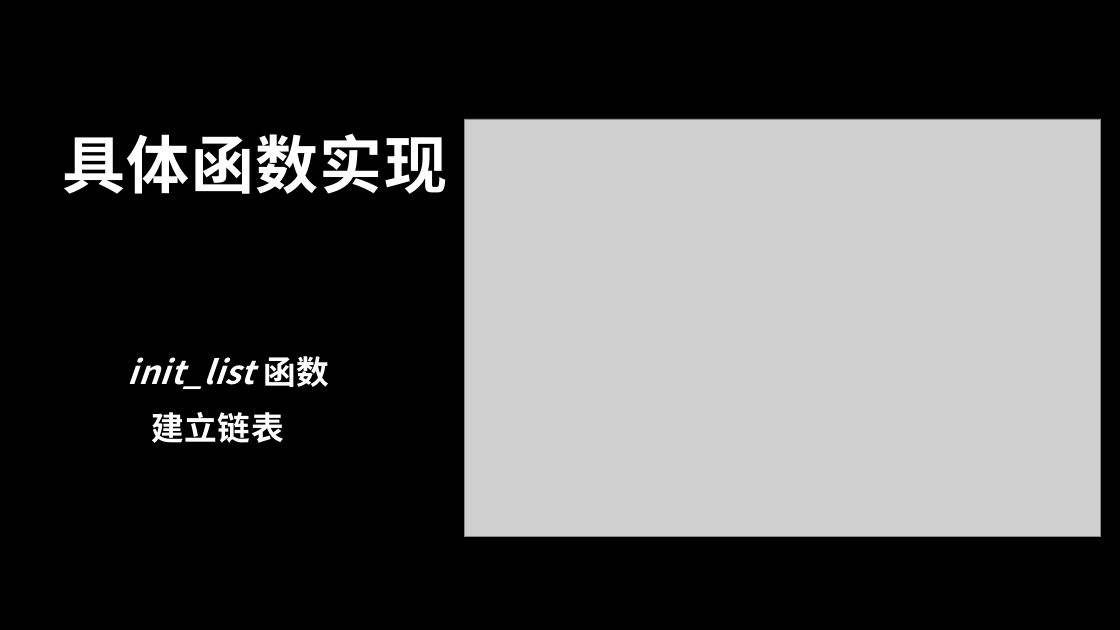
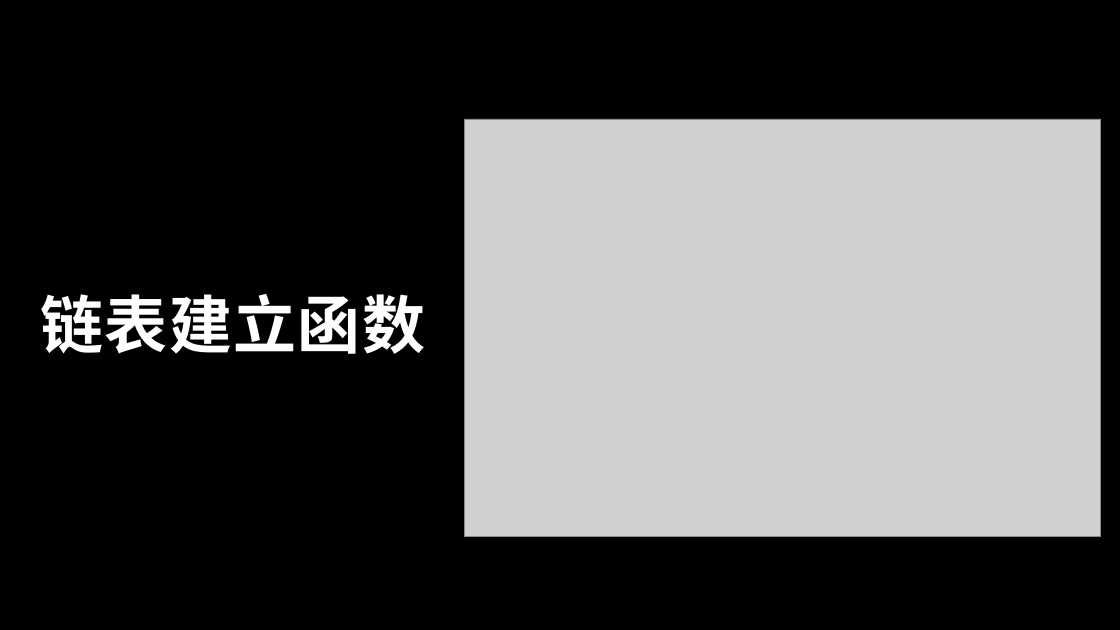
Before and after one commit to thenobody996/C-Project, a slide deck: slide 13 of 项目文档/PBLF项目.pptx (slide 20 before the commit). Drawn at 1120x630 pixels with LibreOffice and Linux fonts; fonts in the diff are those of the drawing; grey boxes stand for pictures. Boxes give left, top, right and bottom in pixels: in the first picture for what was removed or moved away, otherwise in the second. Text is boxed around its words. In the diff, an @@ line names an element or a change of style, - is before the commit and + after.

Commit message:
PPT

```diff
--- a/项目文档/PBLF项目.pptx
+++ b/项目文档/PBLF项目.pptx
@@ title at (41, 294, 426, 354): text changed @@
-具体函数实现
+链表建立函数
@@ text removed at (128, 356, 329, 443) @@
-init_list 函数
-建立链表
```
Also in this commit, not shown: 9 other slides changed, 8 slides added, 13 slides removed.
